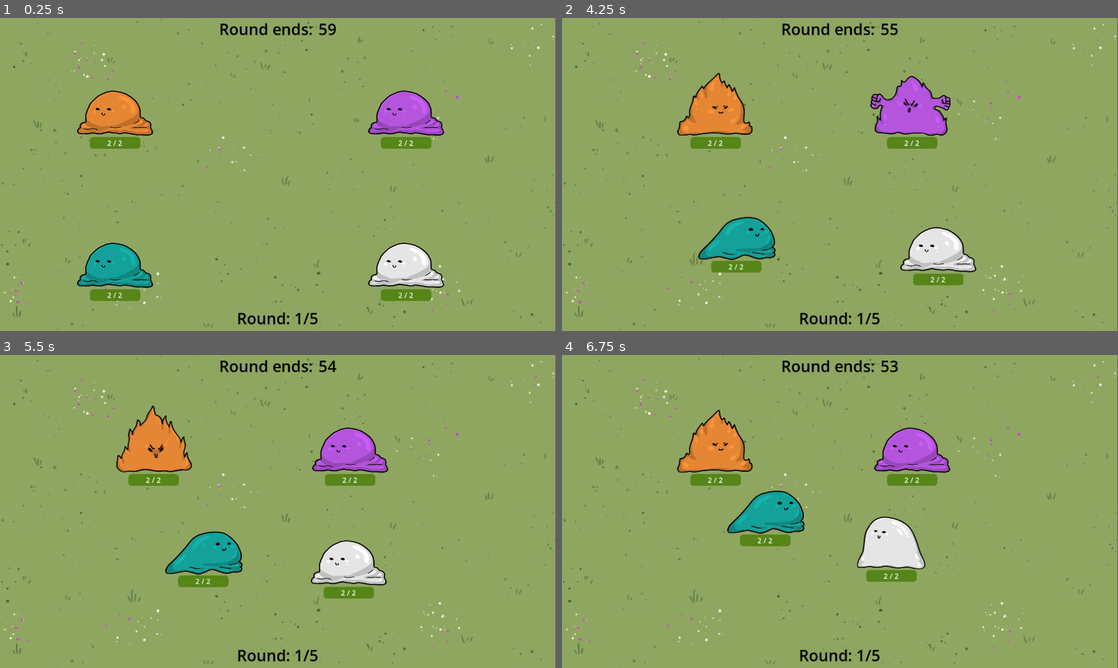
Above: before the commit, frames 1-4 (two rows, left to right).
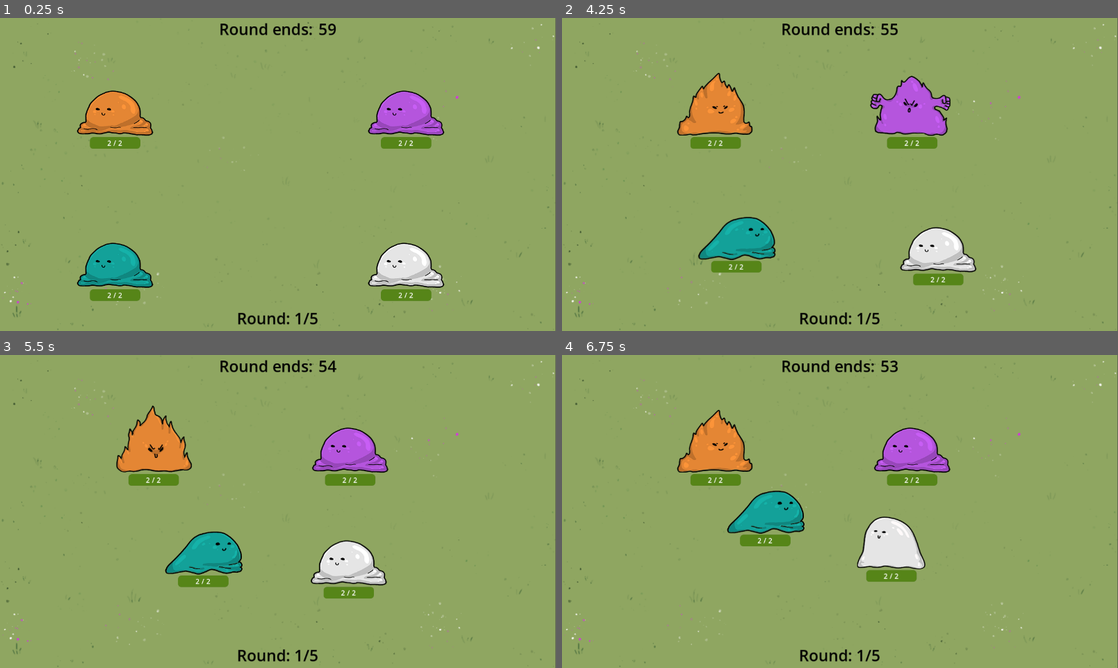
Above: after the commit, the same moments.

Repository: Galitie/mini-tyler-games
Game: Godot game, scene res://tylermon/tylermon.tscn
Two runs of this game, one before a commit and one after it. Both use one fixed random seed, a clock stepped at 60 frames per second and the inputs below. This scene is started directly instead of the project's main scene.
Inputs (mouse positions are in pixels of both pictures, inside the frame that each line leads up to):
- Up to frame 1 (0.25 s): no input
- Up to frame 2 (4.25 s): tap Enter (start) at 0.5, 1.35, 2.85 s; move the mouse to (962, 158) at 0.52 s; hold Enter (start) 0.53-1.28 s; hold Right (move_piece_right) 0.53-2.03 s; tap Space (jump) at 0.77, 1.52, 3.02, 3.77 s; move the mouse to (728, 190) at 1.27 s; move the mouse to (895, 105) at 2.02 s; hold A (move_left) 2.03-2.78 s; hold Enter (start) 2.03-2.78 s; move the mouse to (812, 237) at 2.77 s; hold Right (move_piece_right) from 2.78 s (still down); move the mouse to (1006, 221) at 3.52 s; hold Enter (start) from 3.53 s (still down)
- Up to frame 3 (5.5 s): move the mouse to (111, 464) at 4.27 s; release Right (move_piece_right) at 4.28 s; release Enter (start) at 4.28 s; hold A (move_left) 4.28-5.03 s; tap Enter (start) at 4.35 s; tap Space (jump) at 4.52 s; move the mouse to (305, 511) at 5.02 s; hold Right (move_piece_right) from 5.03 s (still down); hold Enter (start) from 5.03 s (still down)
- Up to frame 4 (6.75 s): move the mouse to (756, 433) at 5.77 s; release Right (move_piece_right) at 5.78 s; release Enter (start) at 5.78 s; hold A (move_left) from 5.78 s (still down); tap Enter (start) at 5.85 s; tap Space (jump) at 6.02 s; move the mouse to (962, 495) at 6.52 s; hold Enter (start) from 6.53 s (still down)

The runs differ from the first frame. In frame 1, 0.3% of the frame differs, in the area x 0-100%, y 1-99%; in frame 2, 0.4%; in frame 3, 0.4%; in frame 4, 0.4%.
Error in both runs: Cannot call method 'get_node' on a null value. (res://tylermon/tylermon.gd:39)

Commit message:
elements stop on knockout

Diff:
--- a/tylermon/mon.gd
+++ b/tylermon/mon.gd
@@ -442,5 +442,5 @@
 func toggle_particle(effect : bool):
 	if effect == true and elm_type != "NONE":
 		element_player.emitting = true
-	else:
+	if effect == false and elm_type != "NONE":
 		element_player.emitting = false
Binary file changed: tylermon/background/battle.png
Binary file changed: tylermon/background/upgrade.png
